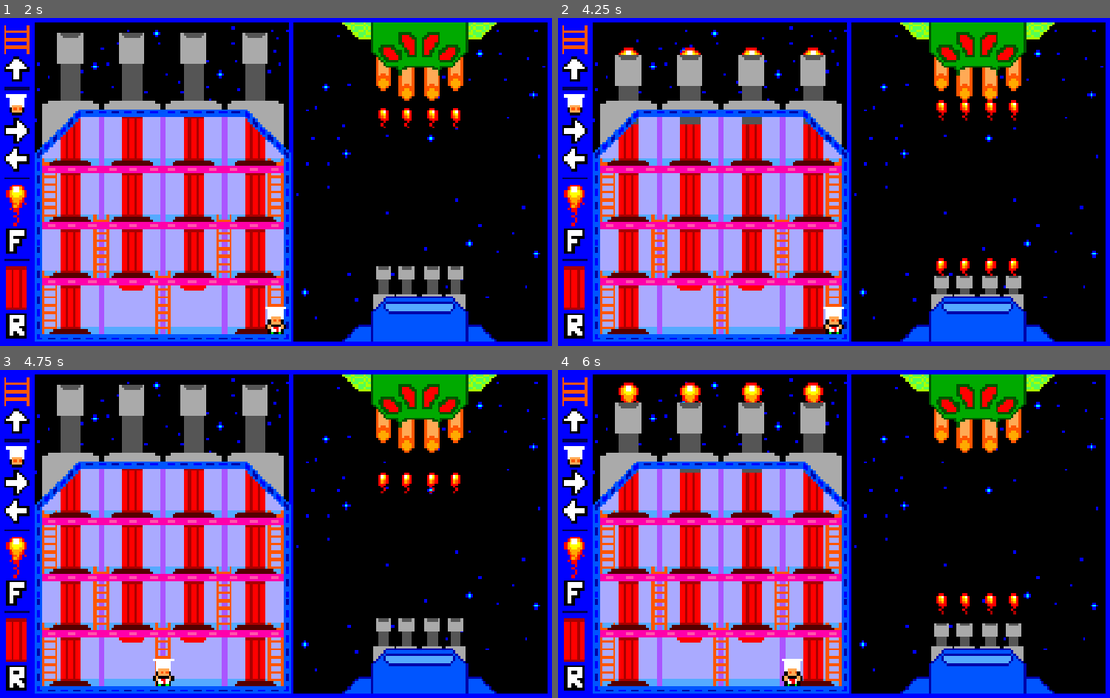
Above: before the commit, frames 1-4 (two rows, left to right).
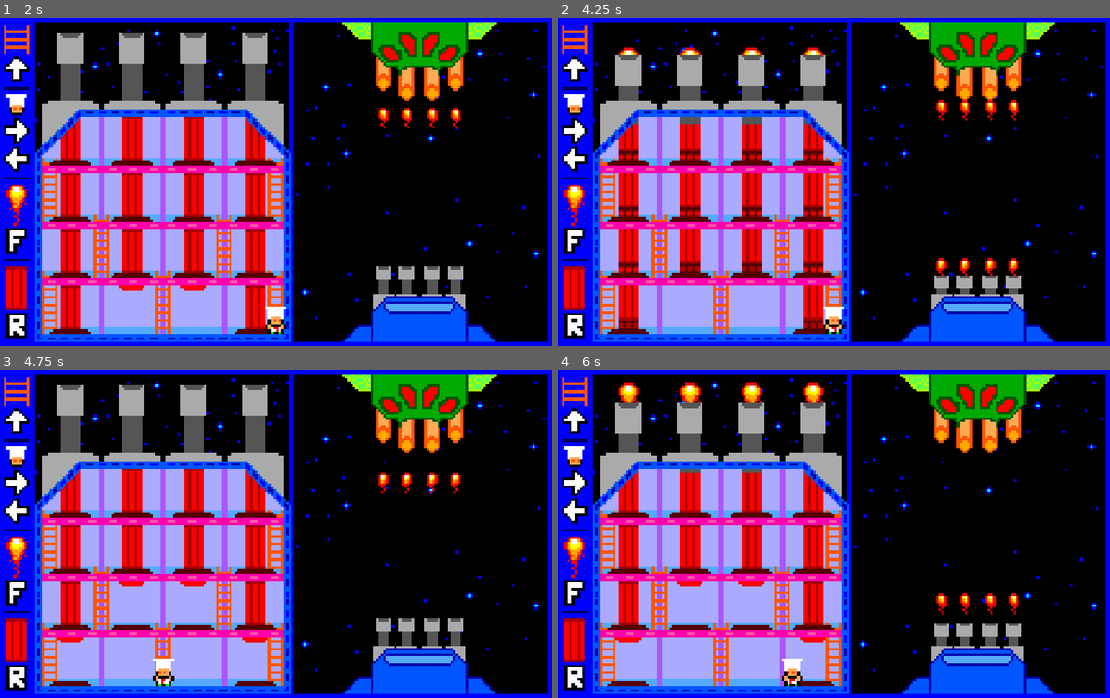
Above: after the commit, the same moments.

Repository: ehightowerrojas/Prototype-3-Pheonix-Burger
Game: Godot game, scene res://node_2d.tscn
Two runs of this game, one before a commit and one after it. Both use one fixed random seed, a clock stepped at 60 frames per second and the inputs below.
Inputs:
- Up to frame 1 (2 s): tap Enter at 0.5 s; hold D (MoveRight) from 0.53 s (still down); tap W (Climb) at 0.6 s; tap F (DemoFire) at 1.35 s
- Up to frame 2 (4.25 s): release D (MoveRight) at 2.03 s; hold A (MoveLeft) 2.03-2.78 s; tap E (interact) at 2.1 s; hold D (MoveRight) from 2.78 s (still down); tap W (Climb) at 2.85 s; hold F (DemoFire) from 3.53 s (still down); tap R (DemoReload) at 4.15 s
- Up to frame 3 (4.75 s): release D (MoveRight) at 4.28 s; release F (DemoFire) at 4.28 s; hold A (MoveLeft) from 4.28 s (still down); tap E (interact) at 4.35 s
- Up to frame 4 (6 s): release A (MoveLeft) at 5.03 s; hold D (MoveRight) 5.03-5.78 s; tap W (Climb) at 5.1 s; hold A (MoveLeft) from 5.78 s (still down); tap F (DemoFire) at 5.85 s

Frame 1 is identical in both runs. In frame 2, 1.7% of the frame differs, in the area x 10-49%, y 39-95%; in frame 3, 2.1%, in the area x 10-49%, y 64-96%; in frame 4, 2.1%.

Commit message:
Added Cannon movement when pressing R. Also player sprite faces direction of movement

Diff:
--- a/node_2d.tscn
+++ b/node_2d.tscn
@@ -14,6 +14,7 @@
 [ext_resource type="Texture2D" uid="uid://cn10qtxap5hwj" path="res://assets/smallCannonHead.png" id="9_hqns4"]
 [ext_resource type="Script" uid="uid://442may20gbo4" path="res://scripts/small_cannon_head.gd" id="10_0h7mo"]
 [ext_resource type="Texture2D" uid="uid://cjlc3liern4sy" path="res://assets/enemyCannon.png" id="11_d2bti"]
+[ext_resource type="Script" uid="uid://b1xekb28p4roi" path="res://scripts/cannon_pillar.gd" id="13_ta5nu"]
 [ext_resource type="Texture2D" uid="uid://8cyesybn0nsb" path="res://assets/controls.png" id="14_nr8wp"]
 
 [sub_resource type="RectangleShape2D" id="RectangleShape2D_p1f1a"]
@@ -267,6 +268,7 @@
 hframes = 5
 region_enabled = true
 region_rect = Rect2(0, 0, 50, 90)
+script = ExtResource("13_ta5nu")
 
 [node name="CannonPillar2" type="Sprite2D" parent="CannonPillars" unique_id=2040975013]
 z_index = 9
@@ -275,6 +277,8 @@
 hframes = 5
 region_enabled = true
 region_rect = Rect2(0, 0, 50, 90)
+script = ExtResource("13_ta5nu")
+starting_stage = 1
 
 [node name="CannonPillar3" type="Sprite2D" parent="CannonPillars" unique_id=229018456]
 z_index = 9
@@ -283,6 +287,8 @@
 hframes = 5
 region_enabled = true
 region_rect = Rect2(0, 0, 50, 90)
+script = ExtResource("13_ta5nu")
+starting_stage = 1
 
 [node name="CannonPillar4" type="Sprite2D" parent="CannonPillars" unique_id=1509276028]
 z_index = 9
@@ -291,6 +297,7 @@
 hframes = 5
 region_enabled = true
 region_rect = Rect2(0, 0, 50, 90)
+script = ExtResource("13_ta5nu")
 
 [node name="Chef Player" type="CharacterBody2D" parent="." unique_id=1942207854]
 position = Vector2(100, 190)
--- a/project.godot
+++ b/project.godot
@@ -38,6 +38,7 @@
 "deadzone": 0.2,
 "events": [Object(InputEventKey,"resource_local_to_scene":false,"resource_name":"","device":-1,"window_id":0,"alt_press …(192 unchanged characters)…
 , Object(InputEventKey,"resource_local_to_scene":false,"resource_name":"","device":-1,"window_id":0,"alt_pressed":false …(186 unchanged characters)…
+, Object(InputEventKey,"resource_local_to_scene":false,"resource_name":"","device":16,"window_id":0,"alt_pressed":false,"shift_pressed":false,"ctrl_pressed":false,"meta_pressed":false,"pressed":false,"keycode":0,"physical_keycode":4194322,"key_label":0,"unicode":0,"location":0,"echo":false,"script":null)
 ]
 }
 DemoLoad={
--- /dev/null
+++ b/scripts/cannon_pillar.gd
@@ -0,0 +1,32 @@
+extends Sprite2D
+@export var starting_stage = 0
+@export var move_speed = 0.5
+var current_stage = 0
+var max_stages= 4
+var move_amount = 22
+var is_moving = false
+
+
+
+# Called when the node enters the scene tree for the first time.
+func _ready() -> void:
+	current_stage = starting_stage # Replace with function body.
+	frame = current_stage
+
+
+# Called every frame. 'delta' is the elapsed time since the previous frame.
+func _process(_delta):
+	if Input.is_action_just_pressed("DemoReload"):
+		if current_stage < max_stages and not is_moving:
+			move_pillar()
+
+func move_pillar():
+	is_moving = true
+	current_stage += 1
+
+	var tween = create_tween()
+	tween.tween_property(self, "position:y", position.y - move_amount, move_speed)
+
+	await tween.finished
+	frame = current_stage
+	is_moving = false
--- a/scripts/player.gd
+++ b/scripts/player.gd
@@ -31,11 +31,17 @@
 		climb(currentLadder)
 
 	var direction := Input.get_axis(leftAction, rightAction)
+	flipSprite(direction)
 	applyGravity(delta)
 	applyHorizontal(direction, delta)
 
 	move_and_slide()
 
+func flipSprite(direction: float) -> void:
+	if direction < 0:
+		$Chef.flip_h = true
+	elif direction > 0:
+		$Chef.flip_h = false
 
 # Called by Ladder when the player starts or stops touching it.
 func enterLadder(ladder: Ladder) -> void:
Not shown, added: scripts/cannon_pillar.gd.uid
